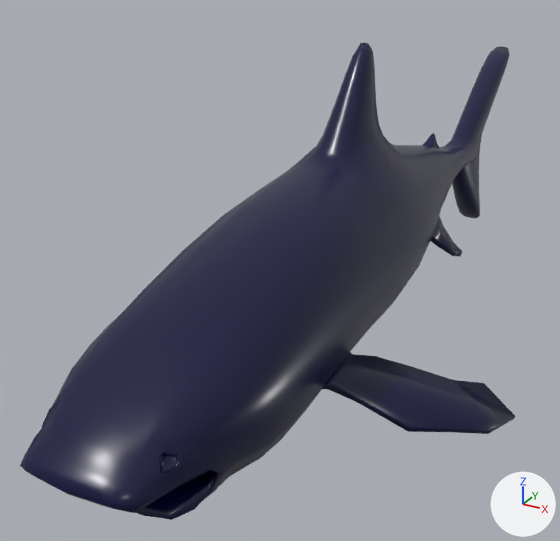
Before and after pictures for a commit that changed the glTF model project/public/requin.glb.
Both versions are drawn from a camera (50 mm lens) standing at (2.56, -6.44, 2.39) and looking at (-0.66, -0.58, -0.54). The axes (+X, +Y, +Z) are drawn at lower right. The lights are the same throughout. Where no turn or scale is listed for an object, it has been applied to the vertices.

Names of what the first picture shows: 'Requin'.
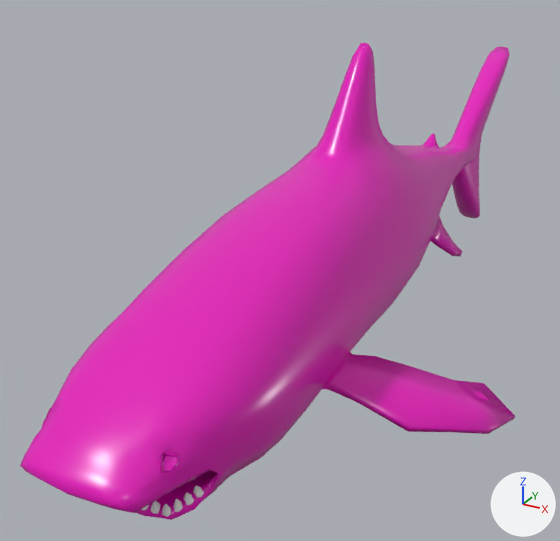
Location of each change, (x1, y1, x2, y2) in pixels of the pictures (560 x 541 px):
```json
{"object": "Requin", "change": "recoloured", "before": [20, 42, 515, 520], "after": [20, 42, 515, 520], "on screen": "blue to pink"}
{"object": "DentBas", "change": "added", "after": [142, 485, 204, 517]}
```

Scene script edits in JSON lines:
```json
{"op": "set", "path": "mat_material_003.base_color", "old": "(0.00281, 0.00286, 0.047)", "new": "(0.785, 0.00415, 0.492)", "note": "dark blue #09093d -> pink #e50dba"}
{"op": "add", "block": "me_cone_003", "code": ["me_cone_003 = bpy.data.meshes.new('Cone.003')", "me_cone_003.from_pydata(...)  # 953 vertices, 1870 faces; spans x -0.459..0.463, y -3.783..-3.507, z -0.599..-0.487"]}
{"op": "add", "block": "ob_dentbas", "code": ["ob_dentbas = bpy.data.objects.new('DentBas', me_cone_003)", "ob_dentbas.location = (0.0, 0.0, -0.021)"]}
```
